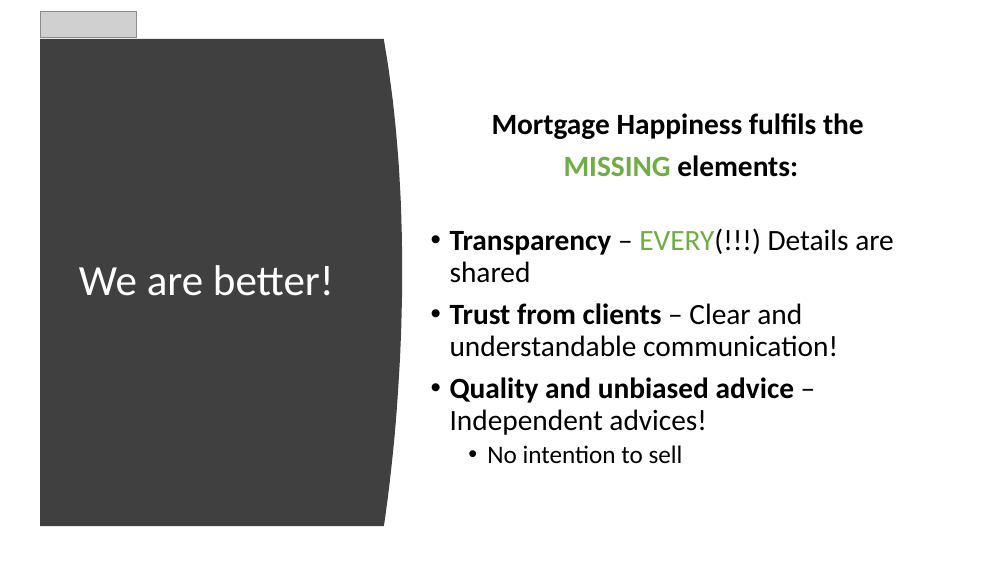
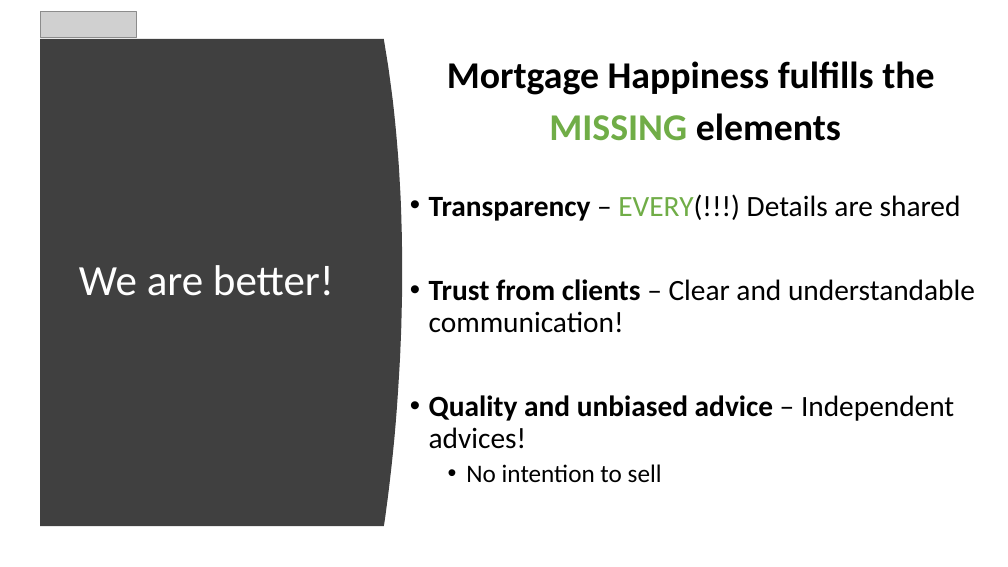
Before and after one commit to AgileBusinessAnalysis/09_TEAM, a slide deck: slide 6 of Final Pitch/FinalPitch_Happy Mortgage_V1.0.pptx. Drawn at 1008x567 pixels with LibreOffice and Linux fonts; fonts in the diff are those of the drawing; grey boxes stand for pictures. Boxes give left, top, right and bottom in pixels: in the first picture for what was removed or moved away, otherwise in the second. Text is boxed around its words. In the diff, an @@ line names an element or a change of style, - is before the commit and + after.

```diff
--- a/Final Pitch/FinalPitch_Happy Mortgage_V1.0.pptx
+++ b/Final Pitch/FinalPitch_Happy Mortgage_V1.0.pptx
@@ text "Mortgage Happiness fulfills the": place and size @@
-text "Mortgage Happiness fulfills the" at (450,113,894,464)
+text "Mortgage Happiness fulfills the" at (429,61,975,483)
@@ text at (447,61,934,141): text changed; size 28 to 36 pt @@
-Mortgage Happiness fulfils the
-MISSING elements:
+Mortgage Happiness fulfills the
+MISSING elements
```
Also in this commit, not shown: 3 other slides changed, 1 other file.
